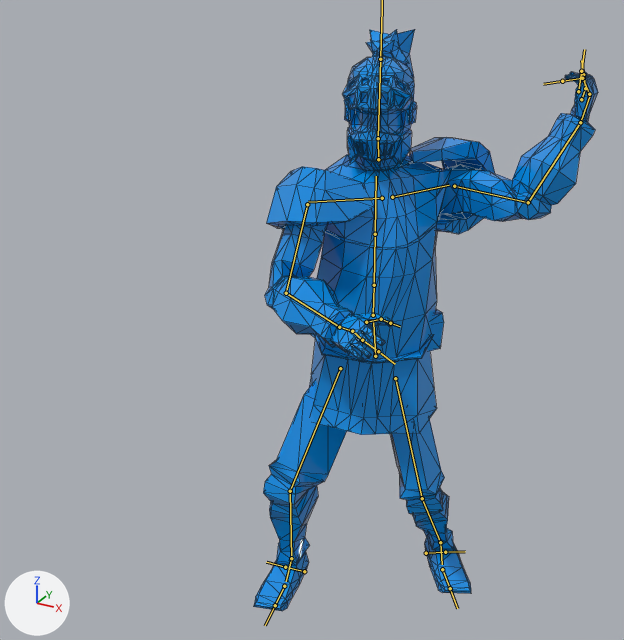
One commit to the FBX model Assets/Model/Fiter2.fbx: the scene before it, then after it.
Camera for both pictures: a 50 mm lens placed at (1.47, -3.21, 2.98), pointed at (-0.14, -0.28, 1.51). Every picture has the same lights, and +X, +Y and +Z are marked at lower left. Both versions are drawn at frame 626 of the action 'metarig.001|hModel_'; the numbers are the values there. The bones that bend it are drawn over the model as lines. Mesh edges are drawn as thin lines.

In view in the first picture: 'MeshDown'.
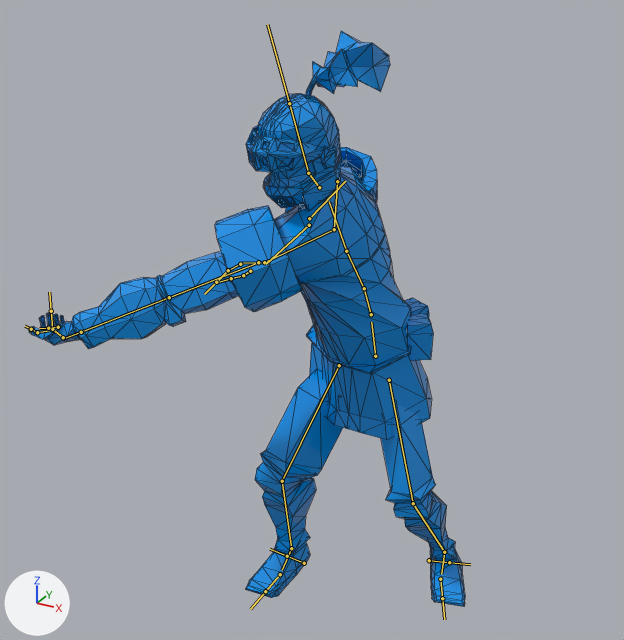
What differs and where, as boxes [x1, y1, x2, y2] in the pictures (624 x 640 px):
'MeshDown', posed (27% wider): before [254, 29, 598, 611]; after [29, 31, 465, 607]
bone 'spine', root to tip: before (375, 356) to (373, 322); after (375, 356) to (371, 322)
bone 'spine.001', root to tip: before (373, 315) to (374, 285); after (371, 314) to (364, 288)
bone 'spine.002', root to tip: before (374, 285) to (375, 234); after (364, 288) to (346, 251)
bone 'spine.003', root to tip: before (375, 234) to (376, 176); after (346, 251) to (329, 201)
bone 'spine.004', root to tip: before (378, 159) to (378, 138); after (319, 187) to (308, 173)
bone 'upper_arm.L', root to tip: before (307, 204) to (286, 293); after (337, 181) to (334, 229)
bone 'forearm.L', root to tip: before (286, 293) to (339, 327); after (334, 229) to (264, 262)
bone 'shoulder.R', root to tip: before (392, 197) to (449, 185); after (309, 225) to (266, 264)
bone 'upper_arm.R', root to tip: before (454, 186) to (528, 202); after (258, 262) to (169, 297)
bone 'forearm.R', root to tip: before (528, 202) to (580, 122); after (169, 297) to (81, 332)
bone 'hand.R', root to tip: before (580, 122) to (590, 94); after (81, 332) to (64, 338)

The change, as a list of edits to the scene's bpy script:
```text
Change bone_spine:
    where bone_spine = bpy.data.objects['metarig.001'].pose.bones['spine']
    bone_spine.rotation_quaternion: (-0.998, 0.0, 0.054, -0.014) -> (-0.999, 0.0, -0.041, 0.011)  # degrees (0, -6, 2) -> degrees (0, 5, -1)
Change bone_spine_001:
    where bone_spine_001 = bpy.data.objects['metarig.001'].pose.bones['spine.001']  # child of 'spine'
    bone_spine_001.rotation_quaternion: (0.985, 0.0, -0.171, 0.019) -> (0.979, 0.126, 0.162, -0.005)  # degrees (0, -20, 2) -> degrees (15, 19, 2)
Change bone_spine_002:
    where bone_spine_002 = bpy.data.objects['metarig.001'].pose.bones['spine.002']  # child of 'spine.001'
    bone_spine_002.rotation_quaternion: (0.991, 0.0, -0.132, -0.004) -> (0.962, 0.149, 0.225, 0.033)  # degrees (0, -15, 0) -> degrees (20, 25, 8)
Change bone_spine_003:
    where bone_spine_003 = bpy.data.objects['metarig.001'].pose.bones['spine.003']  # child of 'spine.002'
    bone_spine_003.rotation_quaternion: (0.997, 0.0, -0.081, -0.002) -> (0.991, -0.037, 0.118, -0.052)  # degrees (0, -9, 0) -> degrees (-5, 13, -7)
Change bone_spine_004:
    where bone_spine_004 = bpy.data.objects['metarig.001'].pose.bones['spine.004']  # child of 'spine.003'
    bone_spine_004.rotation_quaternion: (0.96, 0.0, 0.264, -0.092) -> (0.928, -0.038, -0.323, 0.181)  # degrees (-3, 30, -12) -> degrees (-13, -36, 26)
Change bone_upper_arm_l:
    where bone_upper_arm_l = bpy.data.objects['metarig.001'].pose.bones['upper_arm.L']  # child of 'shoulder.L'
    bone_upper_arm_l.rotation_quaternion: (0.845, 0.137, -0.188, -0.481) -> (0.845, 0.143, -0.2, -0.475)  # degrees (25, -11, -62) -> degrees (26, -12, -61)
Change bone_forearm_l:
    where bone_forearm_l = bpy.data.objects['metarig.001'].pose.bones['forearm.L']  # child of 'upper_arm.L'
    bone_forearm_l.rotation_quaternion: (0.773, 0.57, 0.183, -0.21) -> (0.742, 0.593, 0.202, -0.24)  # degrees (71, 31, -8) -> degrees (75, 36, -8)
Change bone_shoulder_r:
    where bone_shoulder_r = bpy.data.objects['metarig.001'].pose.bones['shoulder.R']  # child of 'spine.003'
    bone_shoulder_r.rotation_quaternion: (0.987, 0.004, 0.028, 0.16) -> (0.861, 0.064, 0.024, 0.503)  # degrees (1, 3, 18) -> degrees (8, -1, 61)
Change bone_upper_arm_r:
    where bone_upper_arm_r = bpy.data.objects['metarig.001'].pose.bones['upper_arm.R']  # child of 'shoulder.R'
    bone_upper_arm_r.rotation_quaternion: (0.673, 0.353, 0.594, 0.265) -> (0.834, 0.118, 0.534, 0.069)  # degrees (87, 38, 79) -> degrees (34, 61, 30)
Change bone_forearm_r:
    where bone_forearm_r = bpy.data.objects['metarig.001'].pose.bones['forearm.R']  # child of 'upper_arm.R'
    bone_forearm_r.rotation_quaternion: (0.636, 0.61, 0.472, 0.025) -> (0.99, -0.018, 0.137, 0.012)  # degrees (103, 35, 48) -> degrees (-2, 16, 1)
Change bone_hand_r:
    where bone_hand_r = bpy.data.objects['metarig.001'].pose.bones['hand.R']  # child of 'forearm.R'
    bone_hand_r.rotation_quaternion: (0.895, -0.25, 0.344, 0.132) -> (0.723, -0.302, 0.594, 0.185)  # degrees (-29, 43, 5) -> degrees (-63, 76, -22)
```
